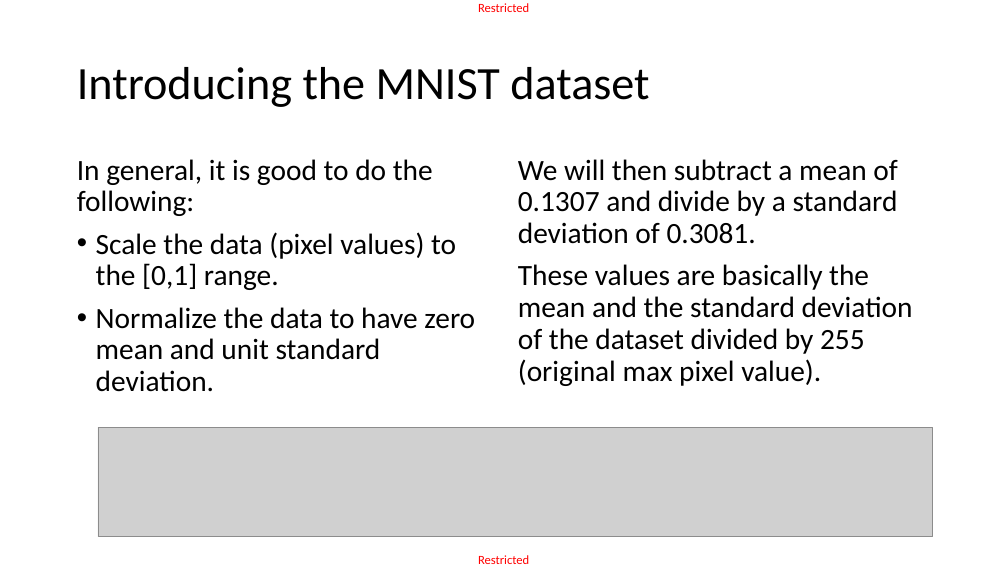
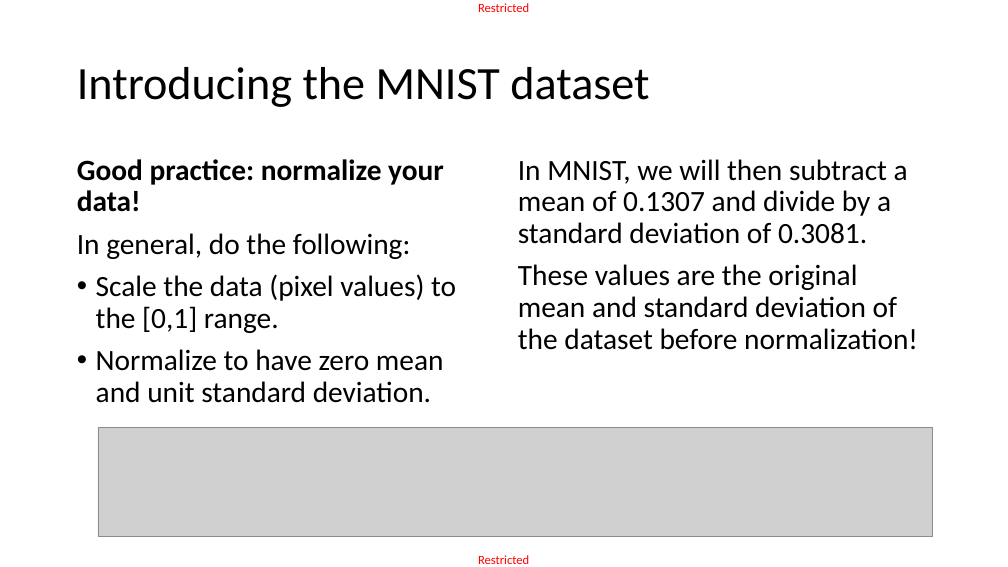
Before and after one commit to matthieudemari/SUTD_DL_50_039, a slide deck: slide 24 of W3/3. W3S3 final/W3S3.pptx. Drawn at 1008x567 pixels with LibreOffice and Linux fonts; fonts in the diff are those of the drawing; grey boxes stand for pictures. Boxes give left, top, right and bottom in pixels: in the first picture for what was removed or moved away, otherwise in the second. Text is boxed around its words. In the diff, an @@ line names an element or a change of style, - is before the commit and + after.

```diff
--- a/W3/3. W3S3 final/W3S3.pptx
+++ b/W3/3. W3S3 final/W3S3.pptx
@@ text at box(77, 159, 444, 259): text changed; bold on @@
-In general, it is good to do the following:
+Good practice: normalize your data!
+In general, do the following:
@@ text at box(518, 159, 918, 350): text changed @@
-We will then subtract a mean of 0.1307 and divide by a standard deviation of 0.3081.
-These values are basically the mean and the standard deviation of the dataset divided by 255 (original max pixel value).
+In MNIST, we will then subtract a mean of 0.1307 and divide by a standard deviation of 0.3081.
+These values are the original mean and standard deviation of the dataset before normalization!
@@ text at box(96, 349, 444, 403): text changed @@
-• Normalize the data to have zero mean and unit standard deviation.
+• Normalize to have zero mean and unit standard deviation.
```
Also in this commit, not shown: 11 other slides changed, 4 slides added, 7 other files.
